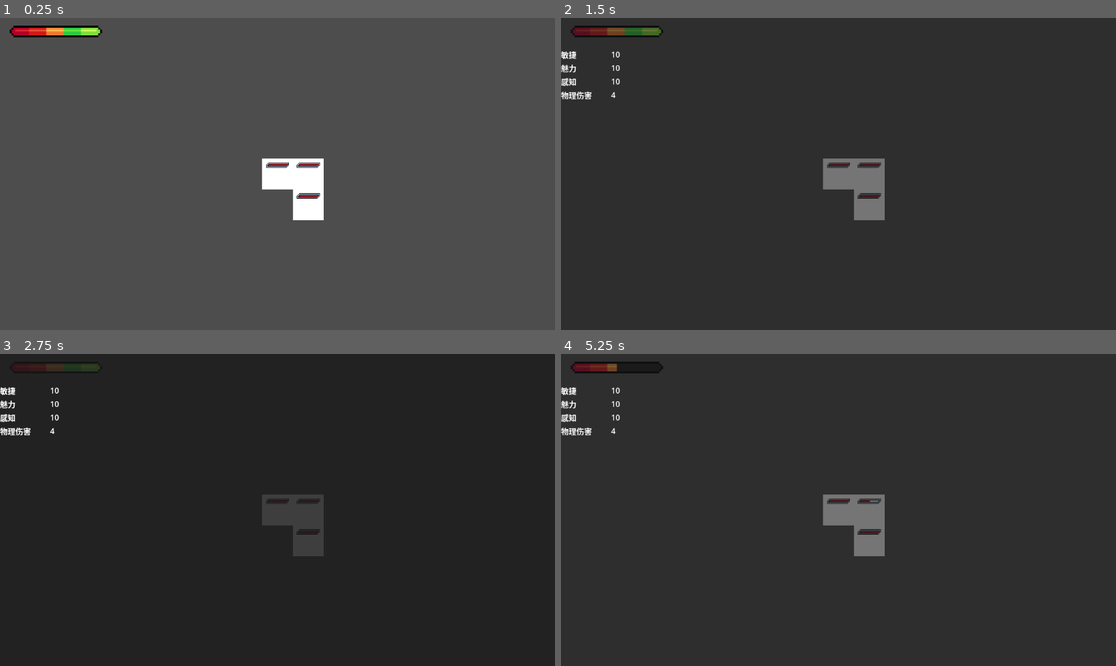
Above: before the commit, frames 1-4 (two rows, left to right).
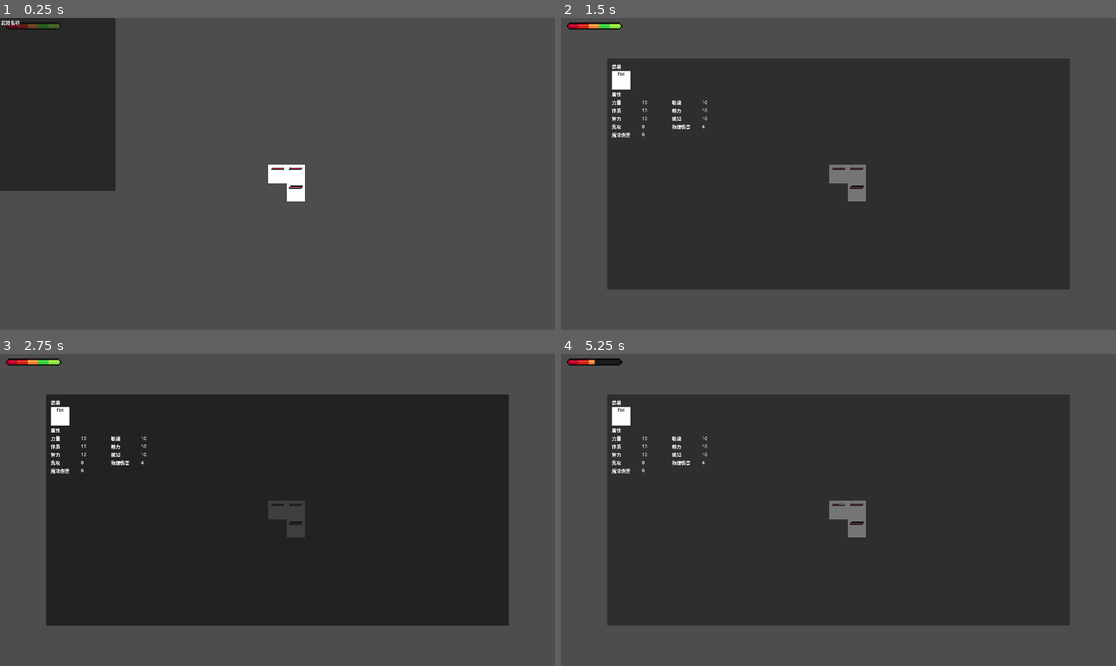
Above: after the commit, the same moments.

Repository: zuiyu1998/text_dungeon
Game: Godot game, scene res://main.tscn
Same seed, same stepped clock (60 frames per second), same inputs: the game is played once before the commit and once after it.
Inputs (mouse positions are in pixels of both pictures, inside the frame that each line leads up to):
- Up to frame 1 (0.25 s): no input
- Up to frame 2 (1.5 s): tap Enter at 0.5 s; hold C (check) 0.53-1.28 s; click (838, 174) at 0.67 s; tap Space at 1.25 s; move the mouse to (871, 174) at 1.27 s; hold Tab (backpack) from 1.28 s (still down); click (871, 174) at 1.35 s
- Up to frame 3 (2.75 s): tap Enter at 2 s; move the mouse to (310, 541) at 2.02 s; release Tab (backpack) at 2.03 s; hold C (check) from 2.03 s (still down); click (310, 541) at 2.17 s
- Up to frame 4 (5.25 s): tap Space at 2.75, 4.25 s; move the mouse to (810, 572) at 2.77 s; release C (check) at 2.78 s; click (810, 572) at 2.85 s; tap Enter at 3.5 s; move the mouse to (1005, 556) at 3.52 s; hold C (check) 3.53-4.28 s; hold Tab (backpack) from 3.53 s (still down); click (1005, 556) at 3.67 s; move the mouse to (672, 463) at 4.27 s; click (672, 463) at 4.35 s; move the mouse to (866, 510) at 5.02 s; hold C (check) from 5.03 s (still down); click (866, 510) at 5.17 s

The runs differ from the first frame. In frame 1, 13% of the frame differs, in the area x 0-59%, y 0-65%; in frame 2, 40%, in the area x 0-100%, y 0-100%; in frame 3, 40%; in frame 4, 40%.

Commit message:
feat: 添加一个悬浮说明

Diff:
--- /dev/null
+++ b/auto_load/tooltip.gd
@@ -0,0 +1,12 @@
+class_name Tooltip
+extends Node
+
+@onready var weapon_popup_panel: WeaponPopupPanel = $WeaponPopupPanel
+
+
+func show_weapon(position: Vector2, info: WeaponInfo):
+	weapon_popup_panel.show_weapon(position, info)
+
+
+func hide_weapon():
+	weapon_popup_panel.hide()
--- /dev/null
+++ b/auto_load/tooltip.tscn
@@ -0,0 +1,9 @@
+[gd_scene load_steps=3 format=3 uid="uid://dnyj550yub1n1"]
+
+[ext_resource type="Script" uid="uid://d0arwpt51is11" path="res://auto_load/tooltip.gd" id="1_771fd"]
+[ext_resource type="PackedScene" uid="uid://i4361blvi4s0" path="res://src/weapon/ui/weapon_popup_panel.tscn" id="2_0u3ah"]
+
+[node name="Tooltip" type="Node"]
+script = ExtResource("1_771fd")
+
+[node name="WeaponPopupPanel" parent="." instance=ExtResource("2_0u3ah")]
--- a/project.godot
+++ b/project.godot
@@ -18,6 +18,12 @@
 [autoload]
 
 GLOBAL="*res://auto_load/global.tscn"
+TOOLTIP="*res://auto_load/tooltip.tscn"
+
+[display]
+
+window/size/viewport_width=1920
+window/size/viewport_height=1080
 
 [editor_plugins]
 
--- /dev/null
+++ b/src/weapon/ui/weapon_popup_panel.gd
@@ -0,0 +1,14 @@
+class_name WeaponPopupPanel
+extends PopupPanel
+
+@onready var weapon_name: Label = $VBoxContainer/WeaponName
+
+
+func show_weapon(mouse_position: Vector2, info: WeaponInfo):
+	update_weapon_info(info)
+	position = mouse_position
+	show()
+
+
+func update_weapon_info(info: WeaponInfo):
+	weapon_name.text = info.weapon_name
--- /dev/null
+++ b/src/weapon/ui/weapon_popup_panel.tscn
@@ -0,0 +1,19 @@
+[gd_scene load_steps=2 format=3 uid="uid://i4361blvi4s0"]
+
+[ext_resource type="Script" uid="uid://ca14ccsiju2vm" path="res://src/weapon/ui/weapon_popup_panel.gd" id="1_lf483"]
+
+[node name="WeaponPopupPanel" type="PopupPanel"]
+auto_translate_mode = 1
+size = Vector2i(400, 600)
+visible = true
+script = ExtResource("1_lf483")
+
+[node name="VBoxContainer" type="VBoxContainer" parent="."]
+offset_left = 4.0
+offset_top = 4.0
+offset_right = 396.0
+offset_bottom = 596.0
+
+[node name="WeaponName" type="Label" parent="VBoxContainer"]
+layout_mode = 2
+text = "武器名称"
--- a/src/weapon/ui/weapon_ui.gd
+++ b/src/weapon/ui/weapon_ui.gd
@@ -9,3 +9,11 @@
 func update_ui(info: WeaponInfo):
 	weapon_name.text = info.weapon_name
 	_info = info
+
+
+func _on_mouse_entered() -> void:
+	TOOLTIP.show_weapon(get_global_mouse_position(), _info)
+
+
+func _on_mouse_exited() -> void:
+	TOOLTIP.hide_weapon()
--- a/src/weapon/ui/weapon_ui.tscn
+++ b/src/weapon/ui/weapon_ui.tscn
@@ -23,3 +23,6 @@
 theme_override_colors/font_color = Color(0, 0, 0, 1)
 theme_override_font_sizes/font_size = 14
 text = "武器名称"
+
+[connection signal="mouse_entered" from="." to="." method="_on_mouse_entered"]
+[connection signal="mouse_exited" from="." to="." method="_on_mouse_exited"]
--- a/src/weapon/weapon.gd
+++ b/src/weapon/weapon.gd
@@ -40,7 +40,12 @@
 
 func get_effcts() -> Array[EffectBuilder]:
 	var weapon_effect = get_weapon_effct()
-	return [weapon_effect]
+	var entry_effcts = entrys.map(func(entry): return entry.get_effct_builder())
+
+	var temp: Array[EffectBuilder] = [weapon_effect]
+	temp.append_array(entry_effcts)
+
+	return temp
 
 
 class WeaponEffctBuilder:
--- a/src/weapon/weapon_entry.gd
+++ b/src/weapon/weapon_entry.gd
@@ -1,5 +1,8 @@
 class_name WeaponEntry
 extends Resource
+
+@export var entry_id: int
+@export var entry_name: String
 
 
 func get_effct_builder() -> EffectBuilder:
Not shown, added: auto_load/tooltip.gd.uid
Not shown, added: src/weapon/ui/weapon_popup_panel.gd.uid
